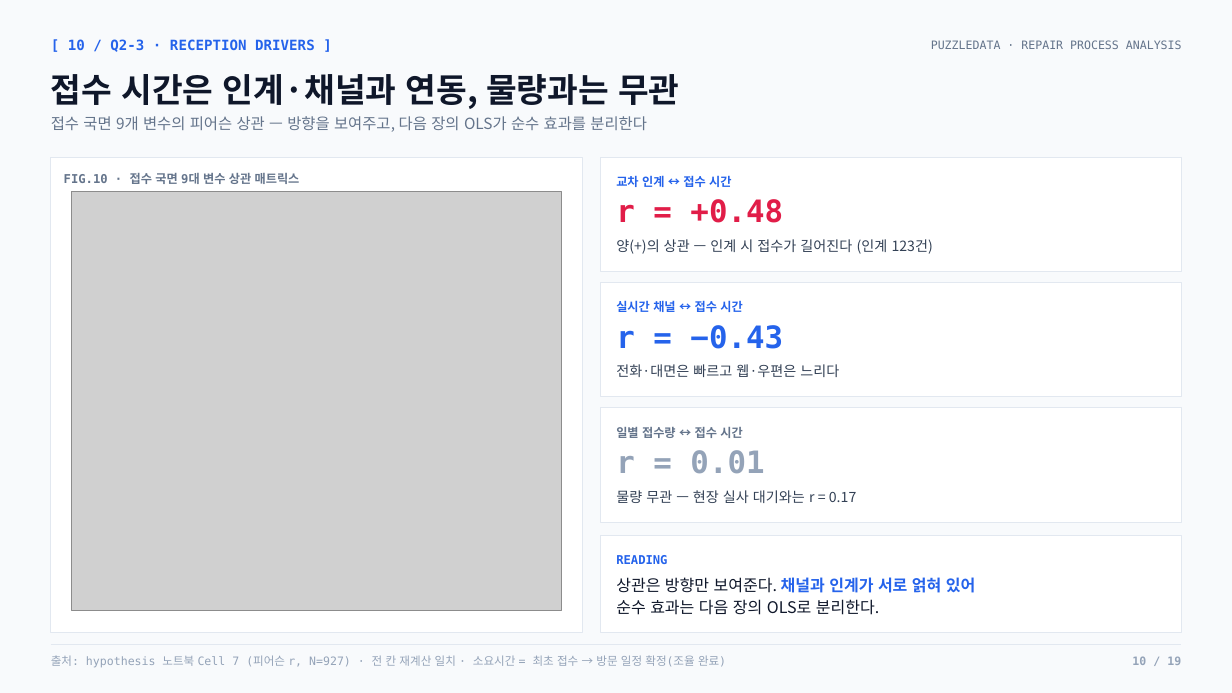
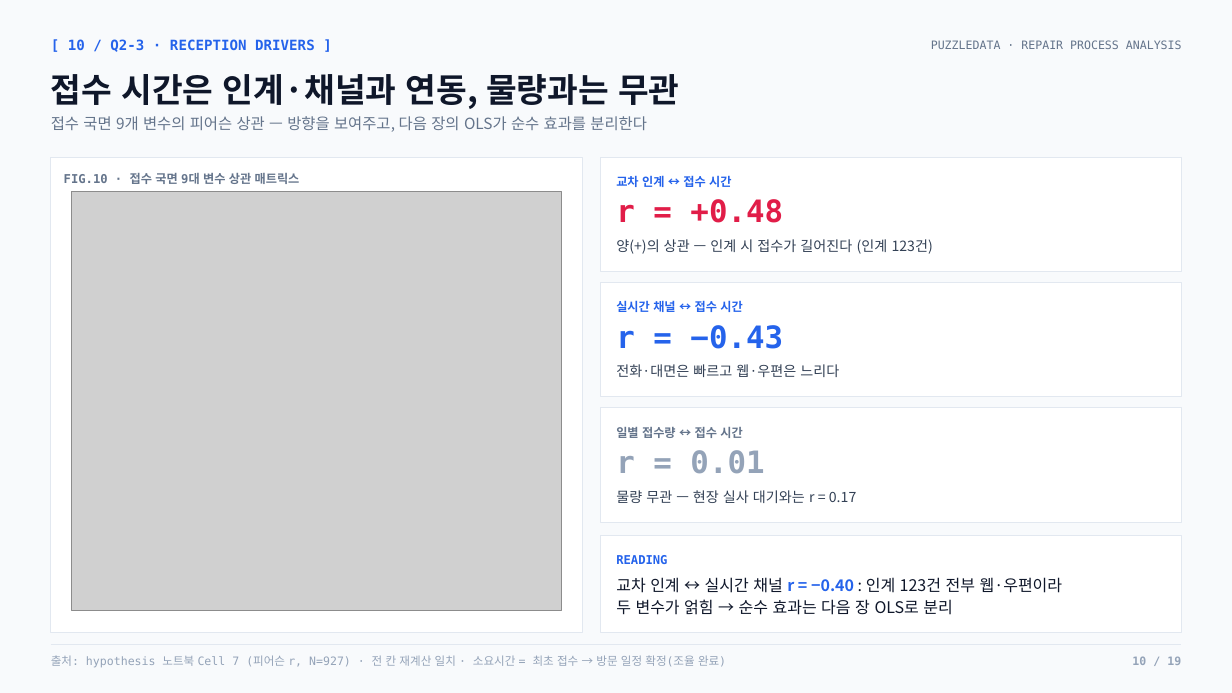
Before and after one commit to nus1245/puzzle_data, a slide deck: slide 10 of outputs/pptx/puzzledata_repair_report.pptx. Drawn at 1232x693 pixels with LibreOffice and Linux fonts; fonts in the diff are those of the drawing; grey boxes stand for pictures. Boxes give left, top, right and bottom in pixels: in the first picture for what was removed or moved away, otherwise in the second. Text is boxed around its words. In the diff, an @@ line names an element or a change of style, - is before the commit and + after.

```diff
--- a/outputs/pptx/puzzledata_repair_report.pptx
+++ b/outputs/pptx/puzzledata_repair_report.pptx
@@ text at (616,577,1063,615): text changed @@
-상관은 방향만 보여준다. 채널과 인계가 서로 얽혀 있어
-순수 효과는 다음 장의 OLS로 분리한다.
+교차 인계 ↔ 실시간 채널 r = −0.40 : 인계 123건 전부 웹·우편이라
+두 변수가 얽힘 → 순수 효과는 다음 장 OLS로 분리
```
Also in this commit, not shown: 6 other files.
